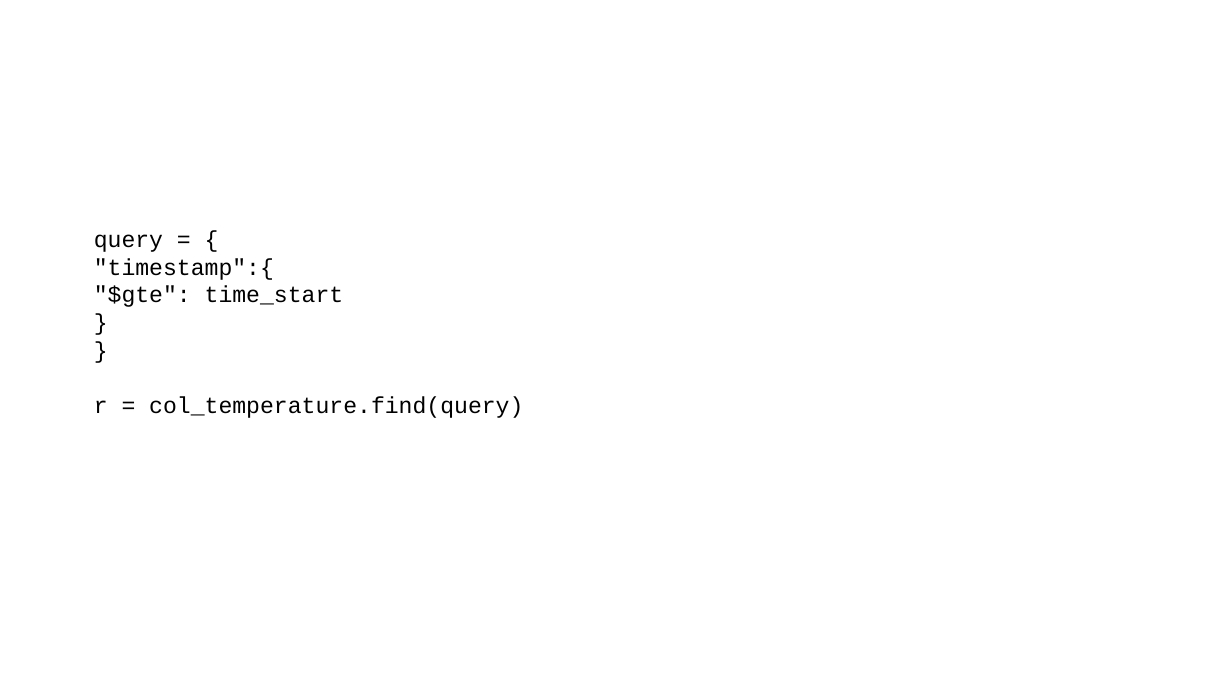
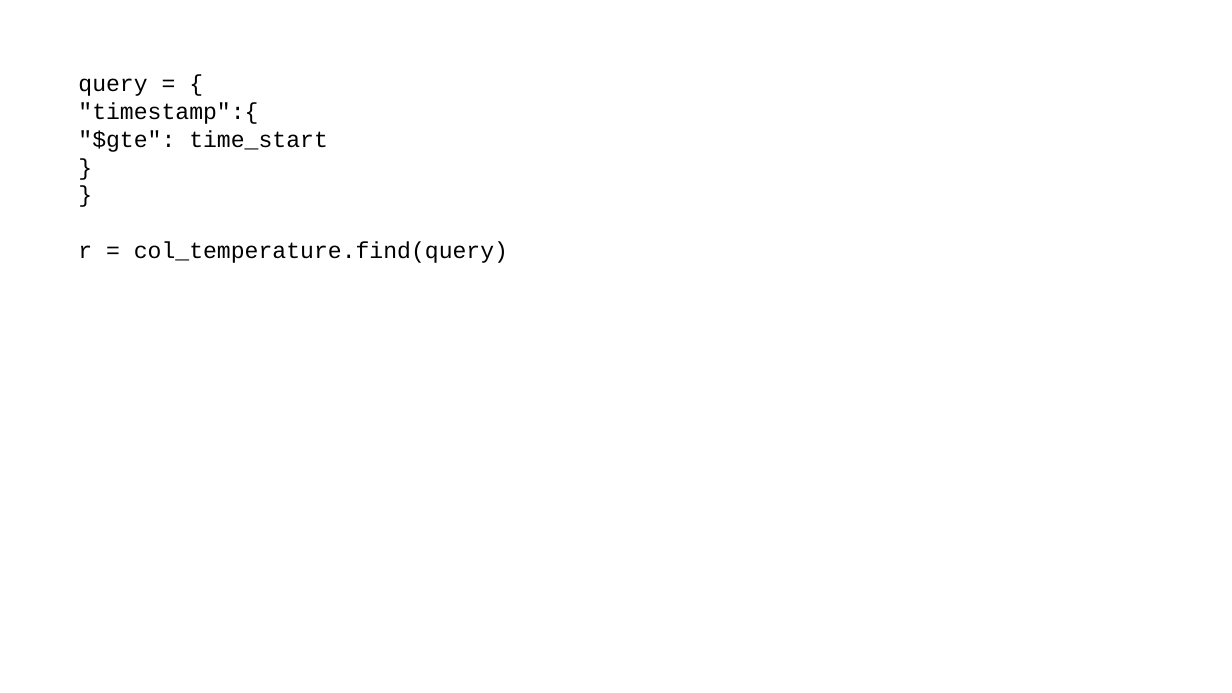
Before and after one commit to stvgz/python-opc-example, a slide deck: slide 9 of opc-ua-examples.pptx. Drawn at 1232x693 pixels with LibreOffice and Linux fonts; fonts in the diff are those of the drawing. Boxes give left, top, right and bottom in pixels: in the first picture for what was removed or moved away, otherwise in the second. Text is boxed around its words. In the diff, an @@ line names an element or a change of style, - is before the commit and + after.

```diff
--- a/opc-ua-examples.pptx
+++ b/opc-ua-examples.pptx
@@ text "query = {": place and size @@
-text "query = {" at <box>94,234,523,418</box>
+text "query = {" at <box>78,78,508,263</box>
```
Also in this commit, not shown: 1 other file.
